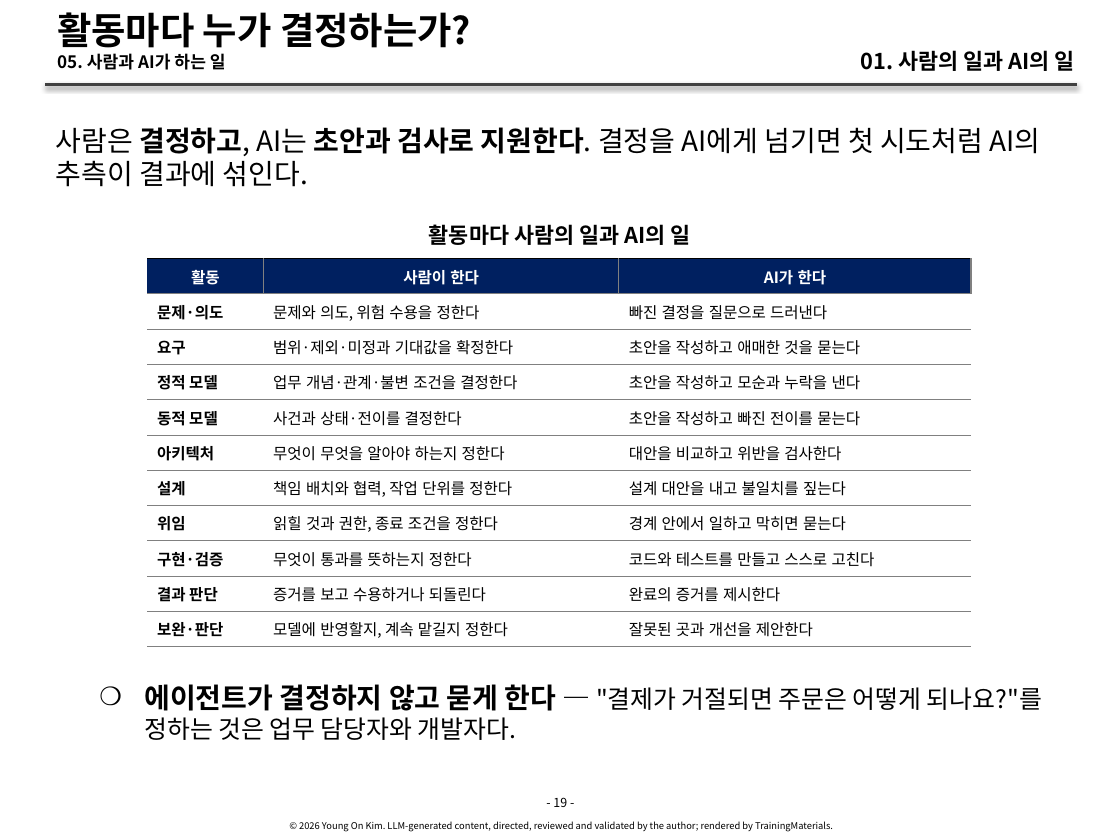
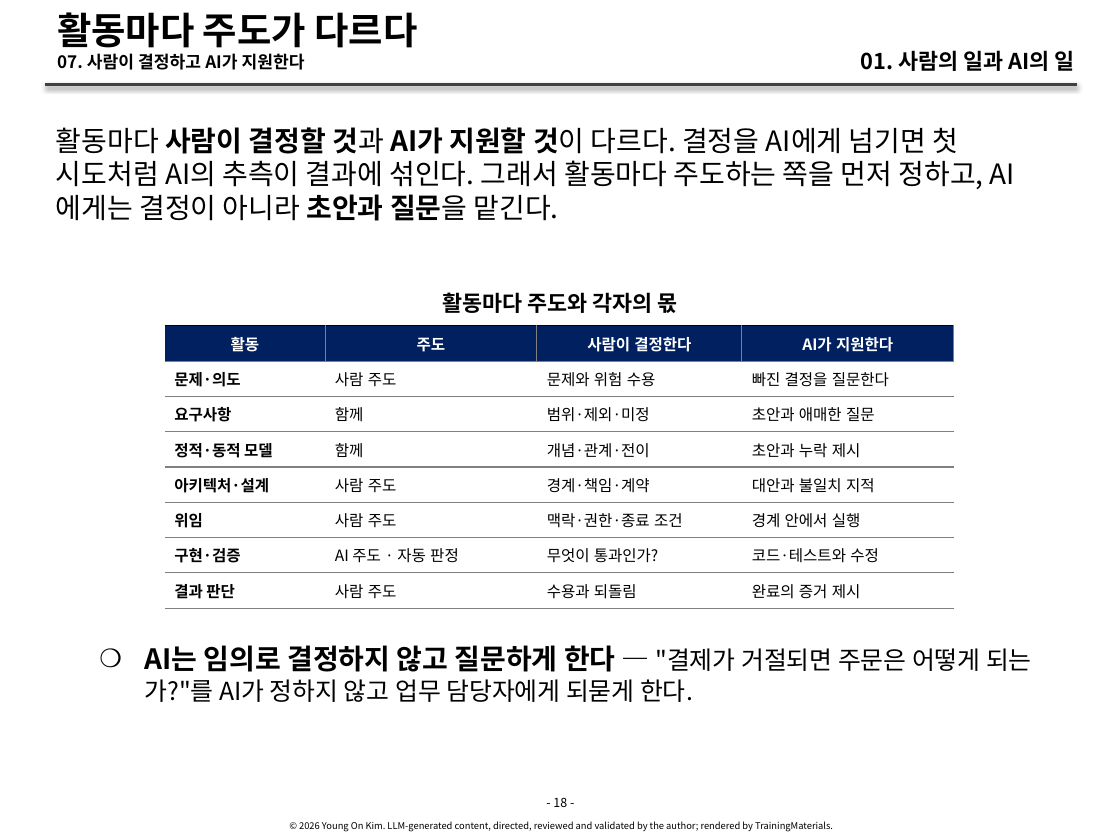
Before and after one commit to YoungSan77/TrainingMaterials, a slide deck: slide 18 of courses/ai-native/sessions/s01.pptx (slide 19 before the commit). Drawn at 1120x840 pixels with LibreOffice and Linux fonts; fonts in the diff are those of the drawing. Boxes give left, top, right and bottom in pixels: in the first picture for what was removed or moved away, otherwise in the second. Text is boxed around its words. In the diff, an @@ line names an element or a change of style, - is before the commit and + after.

```diff
--- a/courses/ai-native/sessions/s01.pptx
+++ b/courses/ai-native/sessions/s01.pptx
@@ title at <box>57,12,418,70</box>: text changed; size 24 to 11 pt @@
-활동마다 누가 결정하는가?
-05. 사람과 AI가 하는 일
+활동마다 주도가 다르다
+07. 사람이 결정하고 AI가 지원한다
@@ text at <box>56,127,984,221</box>: text changed @@
-사람은 결정하고, AI는 초안과 검사로 지원한다. 결정을 AI에게 넘기면 첫 시도처럼 AI의 추측이 결과에 섞인다.
+활동마다 사람이 결정할 것과 AI가 지원할 것이 다르다. 결정을 AI에게 넘기면 첫 시도처럼 AI의 추측이 결과에 섞인다. 그래서 활동마다 주도하는 쪽을 먼저 정하고, AI에게는 결정이 아니라 초안과 질문을 맡긴다.
@@ text at <box>442,292,678,313</box>: text changed @@
-활동마다 사람의 일과 AI의 일
+활동마다 주도와 각자의 몫
@@ table at <box>165,326,953,608</box> @@
-활동 | 사람이 한다 | AI가 한다
-문제·의도 | 문제와 의도, 위험 수용을 정한다 | 빠진 결정을 질문으로 드러낸다
-요구 | 범위·제외·미정과 기대값을 확정한다 | 초안을 작성하고 애매한 것을 묻는다
-정적 모델 | 업무 개념·관계·불변 조건을 결정한다 | 초안을 작성하고 모순과 누락을 낸다
-동적 모델 | 사건과 상태·전이를 결정한다 | 초안을 작성하고 빠진 전이를 묻는다
-아키텍처 | 무엇이 무엇을 알아야 하는지 정한다 | 대안을 비교하고 위반을 검사한다
-설계 | 책임 배치와 협력, 작업 단위를 정한다 | 설계 대안을 내고 불일치를 짚는다
-위임 | 읽힐 것과 권한, 종료 조건을 정한다 | 경계 안에서 일하고 막히면 묻는다
-구현·검증 | 무엇이 통과를 뜻하는지 정한다 | 코드와 테스트를 만들고 스스로 고친다
-결과 판단 | 증거를 보고 수용하거나 되돌린다 | 완료의 증거를 제시한다
-보완·판단 | 모델에 반영할지, 계속 맡길지 정한다 | 잘못된 곳과 개선을 제안한다
+활동 | 주도 | 사람이 결정한다 | AI가 지원한다
+문제·의도 | 사람 주도 | 문제와 위험 수용 | 빠진 결정을 질문한다
+요구사항 | 함께 | 범위·제외·미정 | 초안과 애매한 질문
+정적·동적 모델 | 함께 | 개념·관계·전이 | 초안과 누락 제시
+아키텍처·설계 | 사람 주도 | 경계·책임·계약 | 대안과 불일치 지적
+위임 | 사람 주도 | 맥락·권한·종료 조건 | 경계 안에서 실행
+구현·검증 | AI 주도 · 자동 판정 | 무엇이 통과인가? | 코드·테스트와 수정
+결과 판단 | 사람 주도 | 수용과 되돌림 | 완료의 증거 제시
@@ table: place and size @@
-table at <box>147,259,970,646</box>
+table at <box>165,326,953,608</box>
@@ text at <box>144,645,1032,702</box>: text changed @@
-    ❍ 에이전트가 결정하지 않고 묻게 한다 — "결제가 거절되면 주문은 어떻게 되나요?"를 정하는 것은 업무 담당자와 개발자다.
+    ❍ AI는 임의로 결정하지 않고 질문하게 한다 — "결제가 거절되면 주문은 어떻게 되는가?"를 AI가 정하지 않고 업무 담당자에게 되묻게 한다.
@@ text at <box>553,797,567,807</box>: text changed @@
-- 19 -
+- 18 -
```
Also in this commit, not shown: 23 other slides changed, 4 slides added, 5 slides removed, 52 other files.
